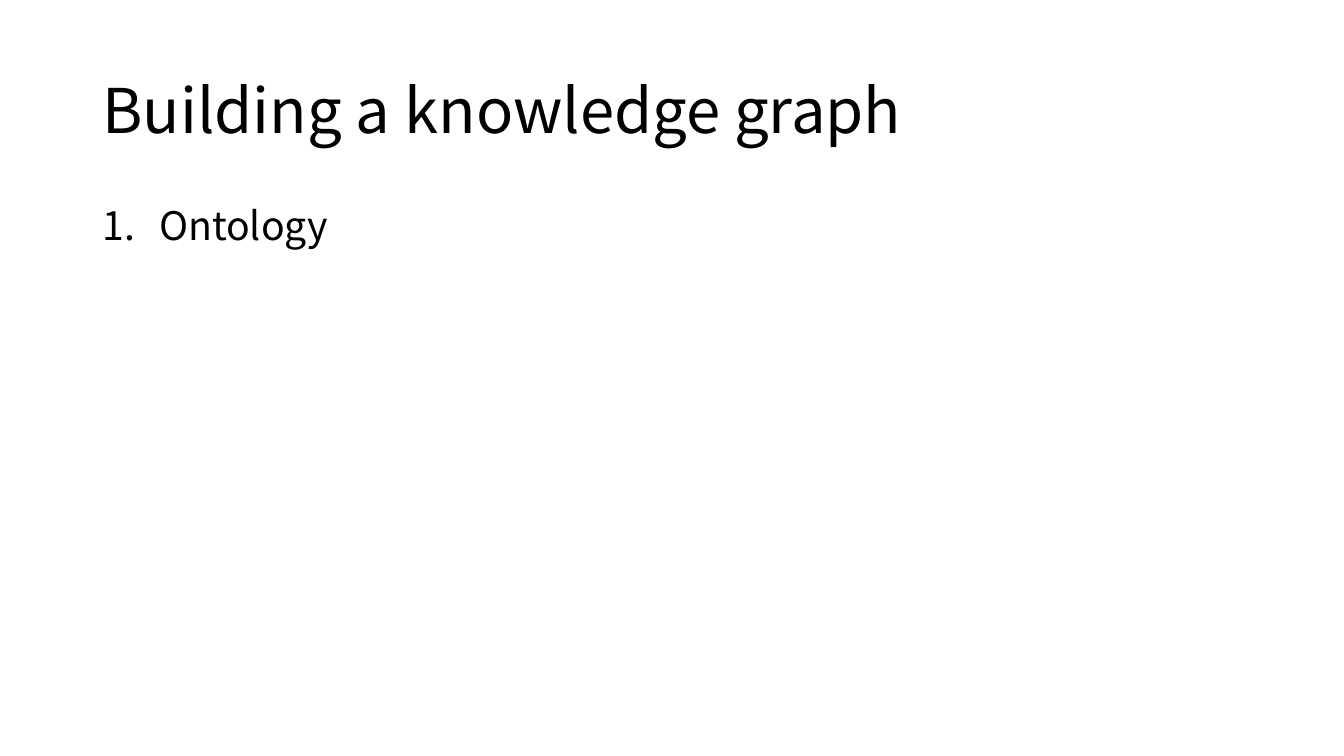
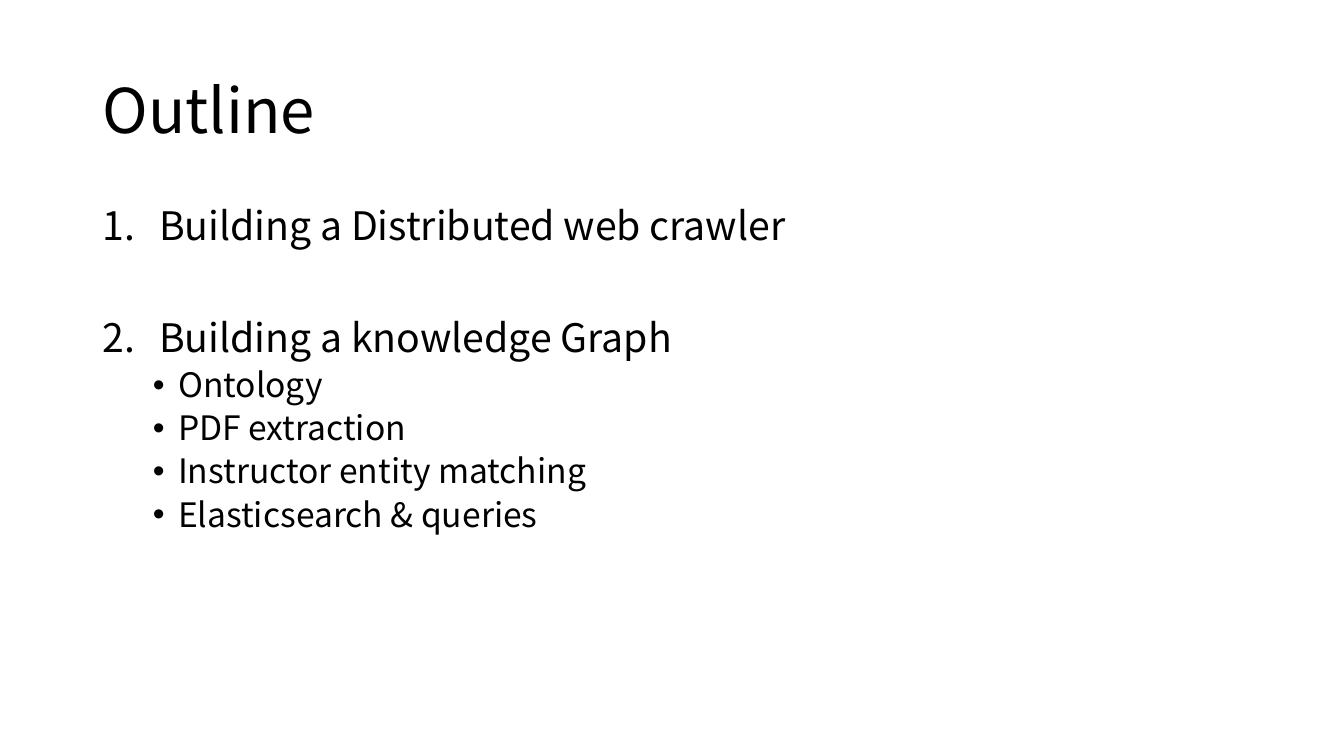
Before and after one commit to GUZiGit/INF558Group, a slide deck: slide 7 of Documents/FinalPresentation/finalPre.pptx (slide 4 before the commit). Drawn at 1344x756 pixels with LibreOffice and Linux fonts; fonts in the diff are those of the drawing. Boxes give left, top, right and bottom in pixels: in the first picture for what was removed or moved away, otherwise in the second. Text is boxed around its words. In the diff, an @@ line names an element or a change of style, - is before the commit and + after.

```diff
--- a/Documents/FinalPresentation/finalPre.pptx
+++ b/Documents/FinalPresentation/finalPre.pptx
@@ title at [102, 84, 314, 134]: text changed @@
-Building a knowledge graph
+Outline
@@ text at [159, 208, 786, 362]: paragraphs added @@
+1. Building a Distributed web crawler
+2. Building a knowledge Graph
@@ text at [178, 370, 323, 406]: size 28 to 24 pt in "Ontology"; bullet 1. to •; list level 1 to 2 in "Ontology" @@
@@ text at [178, 414, 586, 535]: paragraphs added @@
+  • PDF extraction
+  • Instructor entity matching
+  • Elasticsearch & queries
```
Also in this commit, not shown: 4 other slides changed, 5 slides added, 1 other file.
